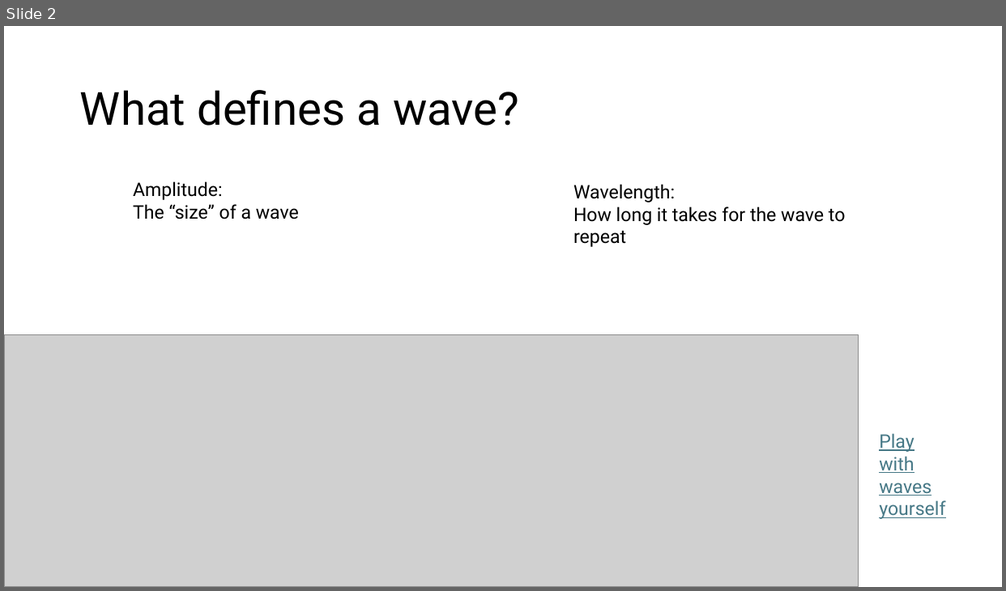
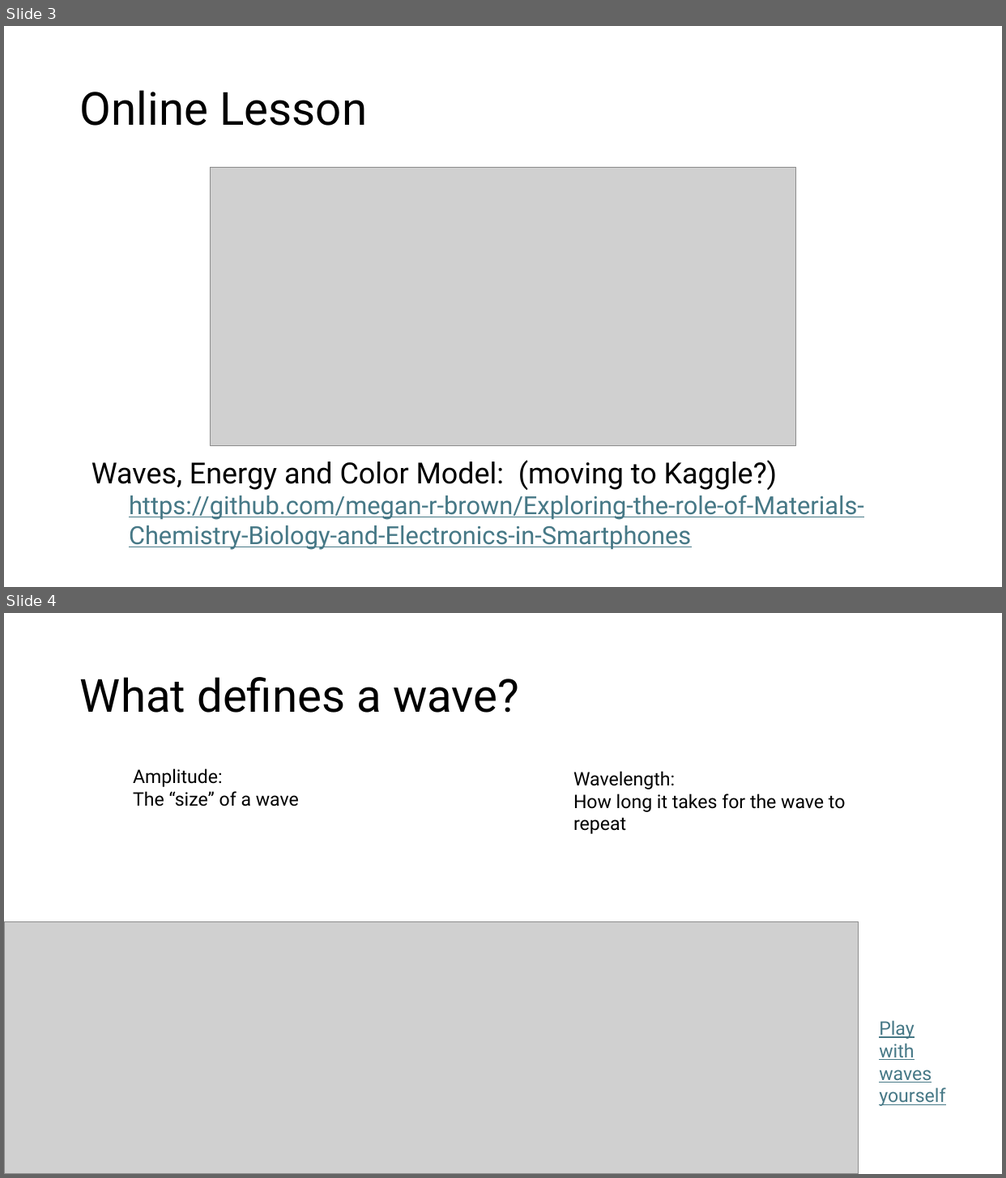
Before and after one commit to megan-r-brown/Exploring-the-role-of-Materials-Chemistry-Biology-and-Electronics-in-Smartphones, a slide deck: Waves and Color.pptx. Shown one above the other, each under a label of ours: slide 2 before the commit, slides 3 and 4 after it. The pictures are 1006x591 and 1006x1178 pixels, drawn with LibreOffice and Linux fonts; fonts in the diff are those of the drawing; grey boxes stand for pictures. Boxes give left, top, right and bottom in pixels: in the first picture for what was removed or moved away, otherwise in the second. Text is boxed around its words. In the diff, an @@ line names an element or a change of style, - is before the commit and + after.

Commit message:
Updated Lesson Plan

```diff
--- a/Waves and Color.pptx
+++ b/Waves and Color.pptx
@@ slide 3 added at [4,26,1002,587], background #FFFFFF @@
@@ title added at [80,90,367,126], 44 pt, text #000000 @@
+Online Lesson
@@ picture added at [210,168,796,446] @@
@@ text added at [91,460,864,550], 24 pt, text #467886, underline @@
+  Waves, Energy and Color Model: (moving to Kaggle?)
+    https://github.com/megan-r-brown/Exploring-the-role-of-Materials-Chemistry-Biology-and-Electronics-in-Smartphones
@@ what was slide 2 is now slide 4 @@
```
Also in this commit, not shown: 3 slides changed, 2 other slides added.
